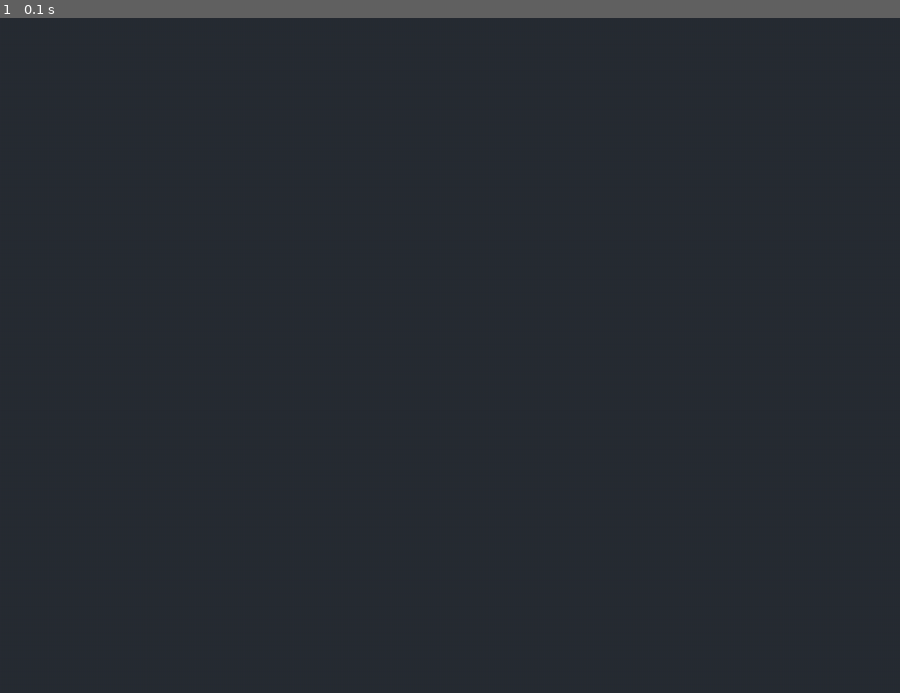
Above: before the commit, frame 1.
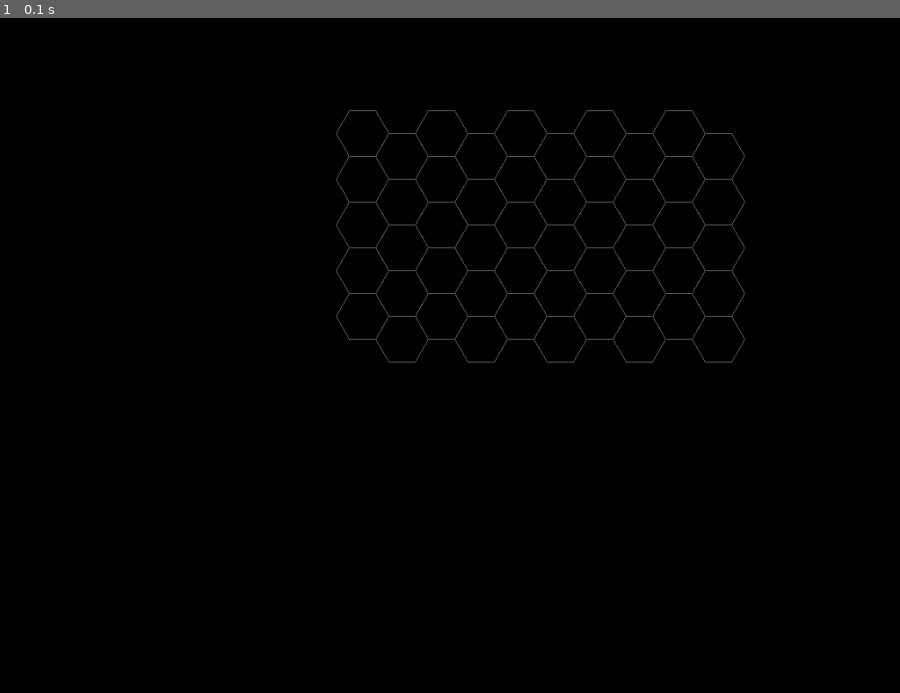
Above: after the commit, the same moment.

Repository: joselc/life-sim-second-approach
Game: pygame game, started from src/main.py
Two runs of this game, one before a commit and one after it. Both use one fixed random seed, a clock stepped at 60 frames per second and the inputs below.
Inputs:
- Up to frame 1 (0.1 s): no input

The runs differ from the first frame. In frame 1, 99% of the frame differs, in the area x 0-100%, y 0-100%.

Commit message:
refactor(config): #2 Simplify configuration and add grid display settings
- Update DisplayConfig with more focused grid-related parameters
- Streamline Colors configuration with minimal color definitions
- Reduce SimulationConfig to a single speed multiplier
- Improve docstrings for clarity and conciseness

Diff:
--- a/src/config.py
+++ b/src/config.py
@@ -5,31 +5,33 @@
 
 @dataclass(frozen=True)
 class DisplayConfig:
-    """Display-related configuration settings."""
+    """Display configuration settings."""
+    WINDOW_SIZE: Tuple[int, int] = (1024, 768)
+    WINDOW_TITLE: str = "HexLife Simulation"
+    FPS: int = 60
 
-    WINDOW_SIZE: Tuple[int, int] = (1024, 768)
-    WINDOW_TITLE: str = "HexLife: Hexagonal Life Simulation"
-    FPS: int = 60
+    # Grid display settings
+    GRID_WIDTH: int = 5
+    GRID_HEIGHT: int = 10
+    HEX_SIZE: float = 30.0
+    GRID_LINE_WIDTH: int = 1
+    GRID_PADDING: int = 20
 
 
 @dataclass(frozen=True)
 class Colors:
-    """Color definitions used throughout the application."""
-
-    BLACK: Tuple[int, int, int] = (0, 0, 0)
-    WHITE: Tuple[int, int, int] = (255, 255, 255)
-    BACKGROUND: Tuple[int, int, int] = (40, 44, 52)
+    """Color definitions for the simulation."""
+    BACKGROUND: Tuple[int, int, int] = (0, 0, 0)  # Black
+    GRID_LINES: Tuple[int, int, int] = (100, 100, 100)  # Gray
 
 
 @dataclass(frozen=True)
 class SimulationConfig:
-    """Simulation-related configuration settings."""
-
-    INITIAL_GRID_SIZE: Tuple[int, int] = (50, 50)  # Width, Height
-    TIME_STEP: float = 1.0  # seconds per simulation step
+    """Simulation behavior configuration."""
+    SIMULATION_SPEED: float = 1.0  # Base speed multiplier
 
 
-# Global configuration instances
+# Create instances for importing
 display = DisplayConfig()
 colors = Colors()
 simulation = SimulationConfig()
--- a/src/interfaces/pygame_adapter/rendering/coordinate_transformer.py
+++ b/src/interfaces/pygame_adapter/rendering/coordinate_transformer.py
@@ -52,10 +52,8 @@
         self.origin_y = origin_y
 
         # Precalculate constants for flat-topped hexagons
-        self.width = hex_size * 2
-        self.height = hex_size * sqrt(3)
-        self.h_spacing = self.width * 3/4  # Horizontal spacing between hexes
-        self.v_spacing = self.height       # Vertical spacing between hexes
+        self.width = hex_size * 2  # Distance between parallel sides
+        self.height = hex_size * sqrt(3)  # Distance between vertices
 
     def hex_to_pixel(self, hex_pos: GridPosition) -> PixelPosition:
         """Convert hex coordinates to pixel coordinates.
@@ -66,11 +64,11 @@
         Returns:
             PixelPosition: The corresponding pixel coordinates
         """
-        # For flat-topped hexagons:
-        # x = size * (3/2 * q)
-        # y = size * (√3 * (r + q/2))
-        x = self.origin_x + (self.h_spacing * hex_pos.q)
-        y = self.origin_y + (self.v_spacing * (hex_pos.r + hex_pos.q/2))
+        # For flat-topped hexagons in rectangular layout:
+        # x = origin_x + size * (3/2 * q + (r % 2))  # Use 3/2 for proper horizontal spacing
+        # y = origin_y + size * sqrt(3)/2 * r        # Keep current vertical spacing
+        x = self.origin_x + self.hex_size * (3 * hex_pos.q + (hex_pos.r % 2) * 1.5)
+        y = self.origin_y + self.hex_size * (sqrt(3)/2) * hex_pos.r
         return PixelPosition(x=x, y=y)
 
     def get_hex_vertices(self, center: PixelPosition) -> list[Tuple[float, float]]:
--- a/src/main.py
+++ b/src/main.py
@@ -1,60 +1,79 @@
 """Main entry point for the HexLife simulation."""
 import sys
-from typing import NoReturn
-
 import pygame
 
-from src.config import colors, display
+from src.config import display, colors
+from src.domain.entities.grid import HexGrid
+from src.domain.value_objects.grid_dimensions import GridDimensions
+from src.interfaces.pygame_adapter.rendering.grid_display import GridDisplay, DisplayConfig
 
 
 class GameLoop:
-    """Main game loop handler following clean architecture principles."""
+    """Main game loop class that handles the simulation lifecycle."""
 
-    def __init__(self) -> None:
-        """Initialize pygame and create the main window."""
+    def __init__(self):
+        """Initialize the game loop and Pygame."""
         pygame.init()
-        self.screen = pygame.display.set_mode(display.WINDOW_SIZE)
+        self.screen = pygame.display.set_mode(display.WINDOW_SIZE, pygame.RESIZABLE)
         pygame.display.set_caption(display.WINDOW_TITLE)
         self.clock = pygame.time.Clock()
-        self.running = False
+        self.running = True
 
-    def handle_events(self) -> None:
+        # Initialize grid and display components
+        dimensions = GridDimensions(display.GRID_WIDTH, display.GRID_HEIGHT)
+        self.grid = HexGrid(dimensions)
+
+        # Create display configuration
+        display_config = DisplayConfig(
+            hex_size=display.HEX_SIZE,
+            background_color=colors.BACKGROUND,
+            line_color=colors.GRID_LINES,
+            line_width=display.GRID_LINE_WIDTH,
+            padding=display.GRID_PADDING
+        )
+
+        # Initialize grid display
+        self.grid_display = GridDisplay(
+            grid=self.grid,
+            config=display_config,
+            surface=self.screen
+        )
+
+    def handle_events(self):
         """Process all pygame events."""
         for event in pygame.event.get():
             if event.type == pygame.QUIT:
                 self.running = False
+            elif event.type == pygame.VIDEORESIZE:
+                self.screen = pygame.display.set_mode((event.w, event.h), pygame.RESIZABLE)
+                self.grid_display.handle_resize((event.w, event.h))
 
-    def update(self) -> None:
+    def update(self):
         """Update game state."""
-        pass  # Will be implemented as we add simulation features
+        pass  # Will be implemented in the next step
 
-    def render(self) -> None:
+    def render(self):
         """Render the current game state."""
-        self.screen.fill(colors.BACKGROUND)
+        self.grid_display.render()
         pygame.display.flip()
 
-    def run(self) -> None:
+    def run(self):
         """Run the main game loop."""
-        self.running = True
-        while self.running:
-            self.handle_events()
-            self.update()
-            self.render()
-            self.clock.tick(display.FPS)
-
-    def cleanup(self) -> None:
-        """Clean up pygame resources."""
-        pygame.quit()
+        try:
+            while self.running:
+                self.handle_events()
+                self.update()
+                self.render()
+                self.clock.tick(display.FPS)
+        finally:
+            pygame.quit()
+            sys.exit()
 
 
-def main() -> NoReturn:
-    """Main entry point of the application."""
+def main():
+    """Entry point of the application."""
     game = GameLoop()
-    try:
-        game.run()
-    finally:
-        game.cleanup()
-    sys.exit(0)
+    game.run()
 
 
 if __name__ == "__main__":
